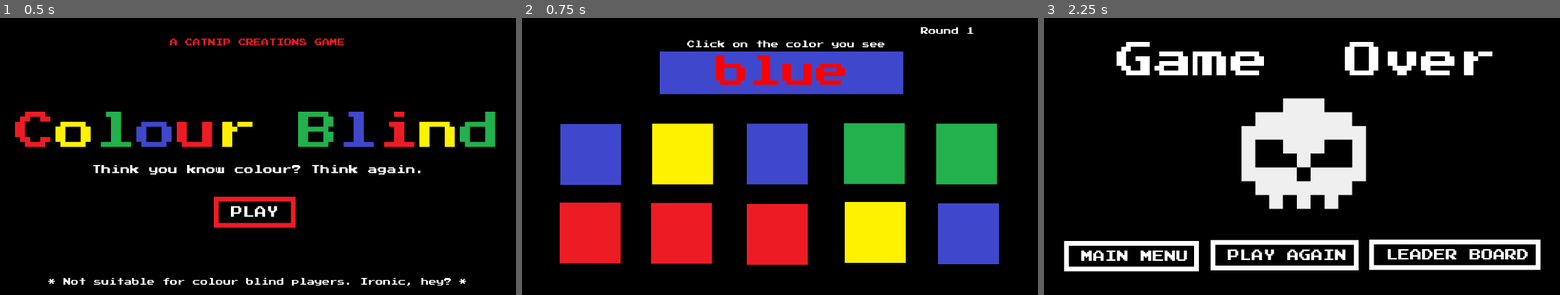
Above: before the commit, frames 1-3 (left to right).
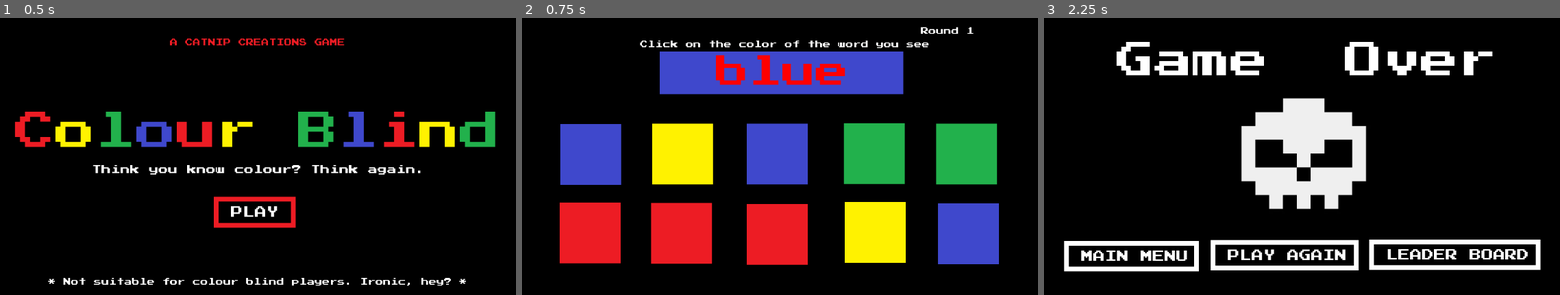
Above: after the commit, the same moments.

Repository: kwrightsk/game-jam-january-2026
Game: Godot game, scene res://Scenes/title_screen.tscn
Two runs of this game, one before a commit and one after it. Both use one fixed random seed, a clock stepped at 60 frames per second and the inputs below.
Inputs (mouse positions are in pixels of both pictures, inside the frame that each line leads up to):
- Up to frame 1 (0.5 s): no input
- Up to frame 2 (0.75 s): click "PLAY" at 0.5 s
- Up to frame 3 (2.25 s): tap Enter at 1.25 s; move the mouse to (1302, 73) at 1.27 s; press the mouse at (1302, 73) at 1.28 s; tap Space at 2 s; move the mouse to (1111, 153) at 2.02 s; release the mouse at (1111, 153) at 2.03 s; click (1111, 153) at 2.1 s

Frame 1 is identical in both runs. In frame 2, 0.7% of the frame differs, in the area x 22-79%, y 8-11%; in frame 3, nothing differs.

Commit message:
fixing the header and the coloring scheme

Diff:
--- a/Scenes/shape_color_picker.tscn
+++ b/Scenes/shape_color_picker.tscn
@@ -39,7 +39,7 @@
 offset_bottom = 262.0
 mouse_filter = 1
 theme_override_fonts/font = ExtResource("2_wrc73")
-text = "Click on the shape you see"
+text = "Click on the color of the shape you see"
 horizontal_alignment = 1
 metadata/_edit_use_anchors_ = true
 
--- a/Scenes/word_picker.tscn
+++ b/Scenes/word_picker.tscn
@@ -32,13 +32,13 @@
 anchor_top = -0.177469
 anchor_right = 0.0720486
 anchor_bottom = -0.177469
-offset_left = 338.0
+offset_left = 272.0
 offset_top = 197.0
-offset_right = 754.0
+offset_right = 813.0
 offset_bottom = 260.0
 mouse_filter = 1
 theme_override_fonts/font = ExtResource("1_b7mhs")
-text = "Click on the color you see"
+text = "Click on the color of the word you see"
 horizontal_alignment = 1
 metadata/_edit_use_anchors_ = true
 
--- a/scripts/simon_says_pixel.gd
+++ b/scripts/simon_says_pixel.gd
@@ -15,10 +15,10 @@
 
 func change_color(color: String):
 	match color:
-		"red": $Area2D/PixelColor.color = Color.RED
-		"blue": $Area2D/PixelColor.color = Color.BLUE
-		"yellow": $Area2D/PixelColor.color = Color.YELLOW
-		"green": $Area2D/PixelColor.color = Color.GREEN
+		"red": $Area2D/PixelColor.color = Color(237/255.0, 28/255.0, 37/255.0, 1.0)
+		"blue": $Area2D/PixelColor.color = Color(63/255.0, 72/255.0, 204/255.0, 1.0)
+		"yellow": $Area2D/PixelColor.color = Color(255/255.0, 242/255.0, 4/255.0, 1.0)
+		"green": $Area2D/PixelColor.color = Color(34/255.0, 177/255.0, 76/255.0, 1.0)
 
 func flash_on():
 	$Area2D/Border.visible = true
Not shown: 1 places in Scenes/simon_says_level.tscn that only renumber resources
Not shown, changed: .DS_Store
